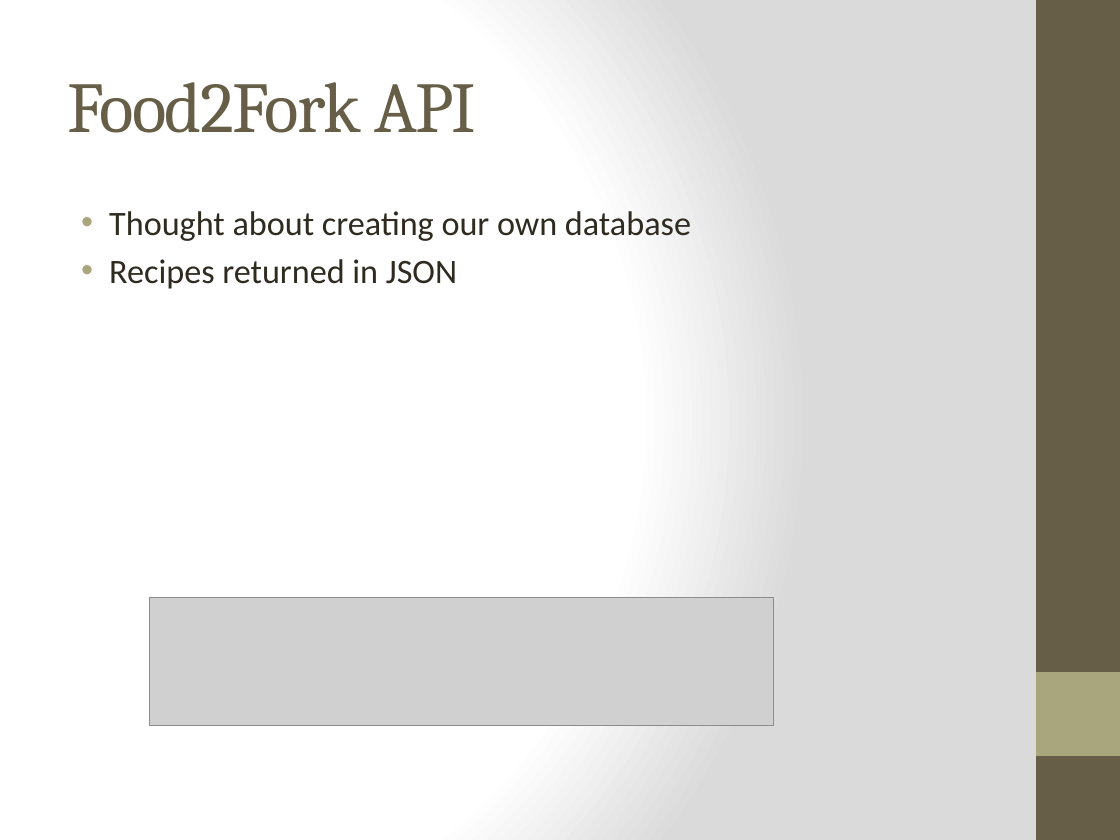
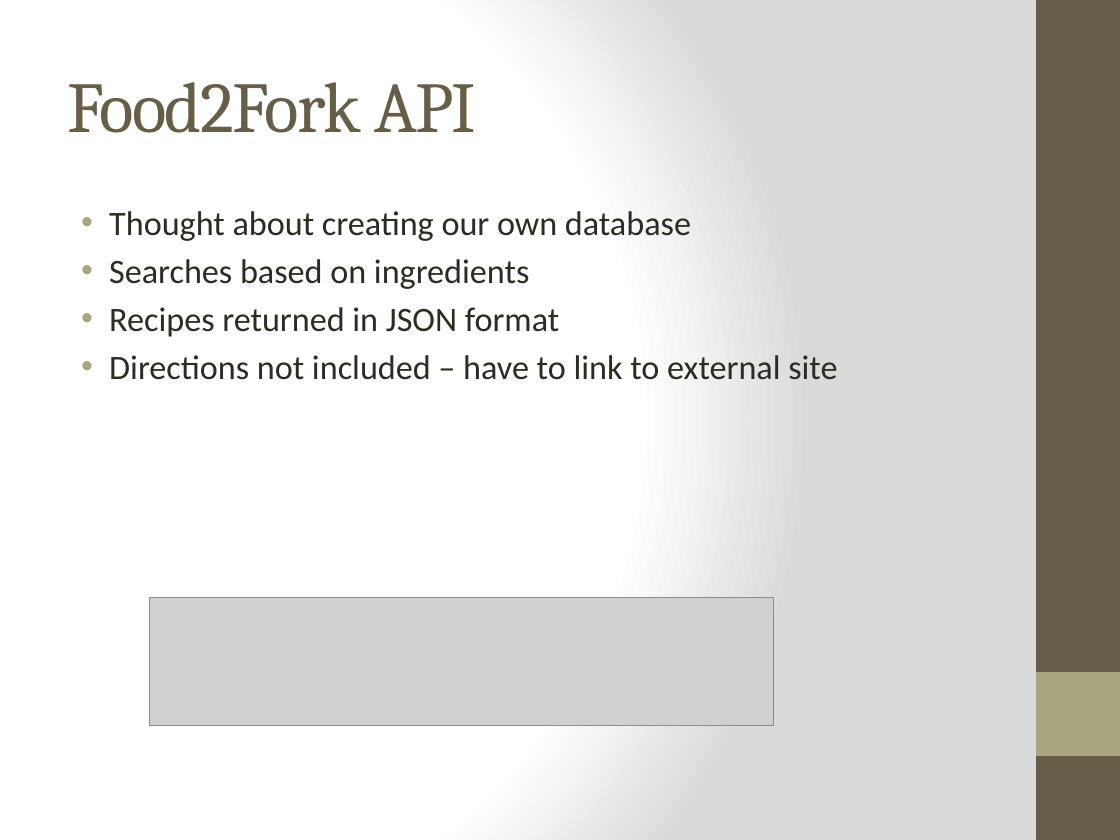
Before and after one commit to nzimmermann/3308-Group_Project, a slide deck: slide 8 of SoftwareProjectPresentation.pptx (slide 7 before the commit). Drawn at 1120x840 pixels with LibreOffice and Linux fonts; fonts in the diff are those of the drawing; grey boxes stand for pictures. Boxes give left, top, right and bottom in pixels: in the first picture for what was removed or moved away, otherwise in the second. Text is boxed around its words. In the diff, an @@ line names an element or a change of style, - is before the commit and + after.

Commit message:
Final Presentation

```diff
--- a/SoftwareProjectPresentation.pptx
+++ b/SoftwareProjectPresentation.pptx
@@ text at bbox=[109, 259, 837, 380]: text changed @@
-• Recipes returned in JSON
+• Searches based on ingredients
+• Recipes returned in JSON format
+• Directions not included – have to link to external site
```
Also in this commit, not shown: 6 other slides changed.
